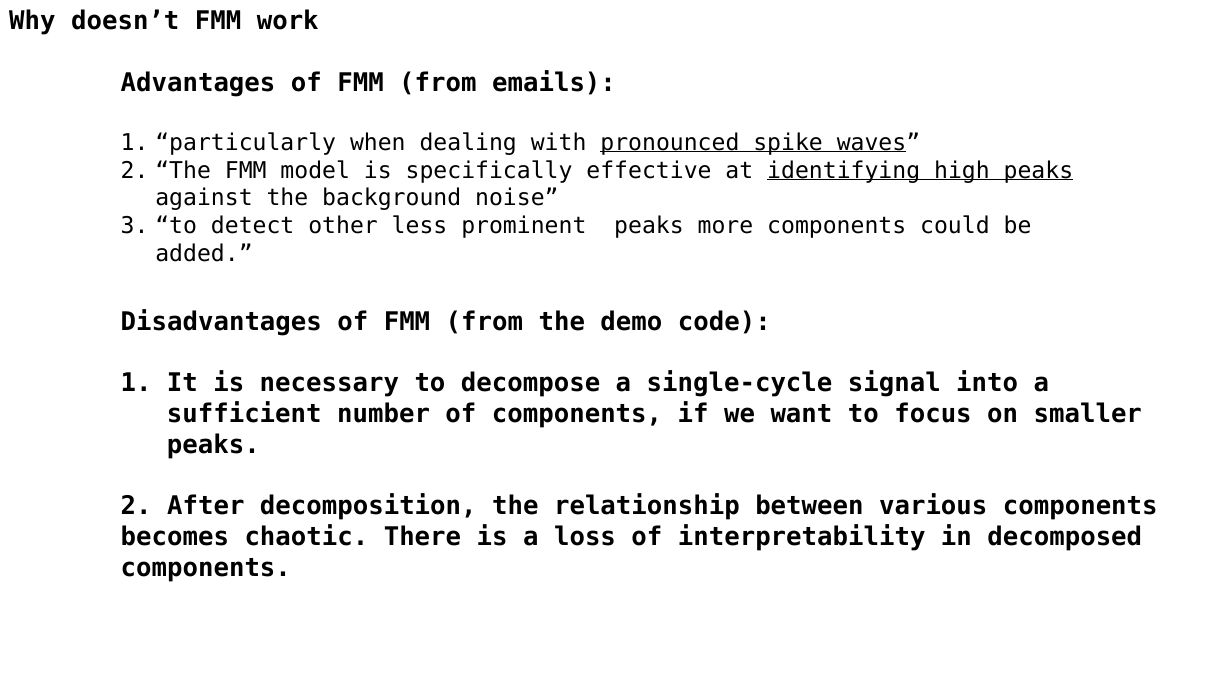
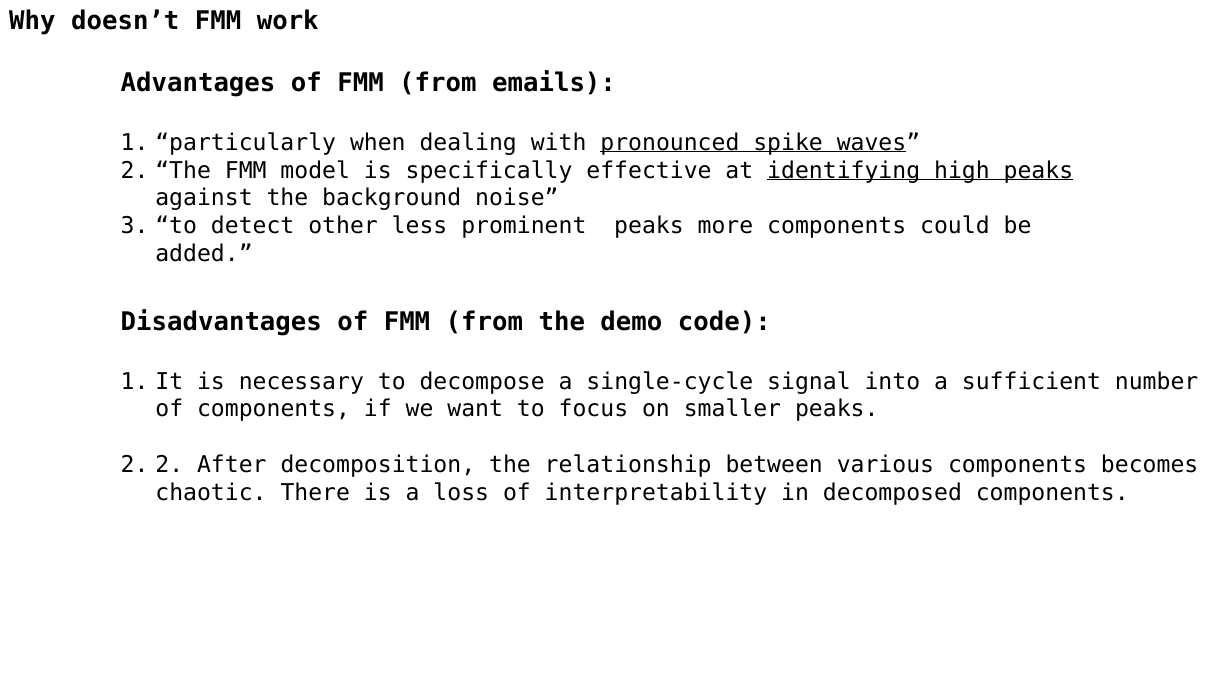
Before and after one commit to A-Big-Tortoise/Presentation, a slide deck: slide 5 of Presentation_1212_JiayuChen.pptx. Drawn at 1232x693 pixels with LibreOffice and Linux fonts; fonts in the diff are those of the drawing. Boxes give left, top, right and bottom in pixels: in the first picture for what was removed or moved away, otherwise in the second. Text is boxed around its words. In the diff, an @@ line names an element or a change of style, - is before the commit and + after.

```diff
--- a/Presentation_1212_JiayuChen.pptx
+++ b/Presentation_1212_JiayuChen.pptx
@@ text at (121,371,1198,505): size 20 to 18 pt, bold off in "It is necessary to decompose a single-cycle ...", "2. After decomposition, the relationship between various ..."; indent changed; bullet none to 1. @@
```
Also in this commit, not shown: 8 other slides changed, 6 slides added, 5 slides removed.
